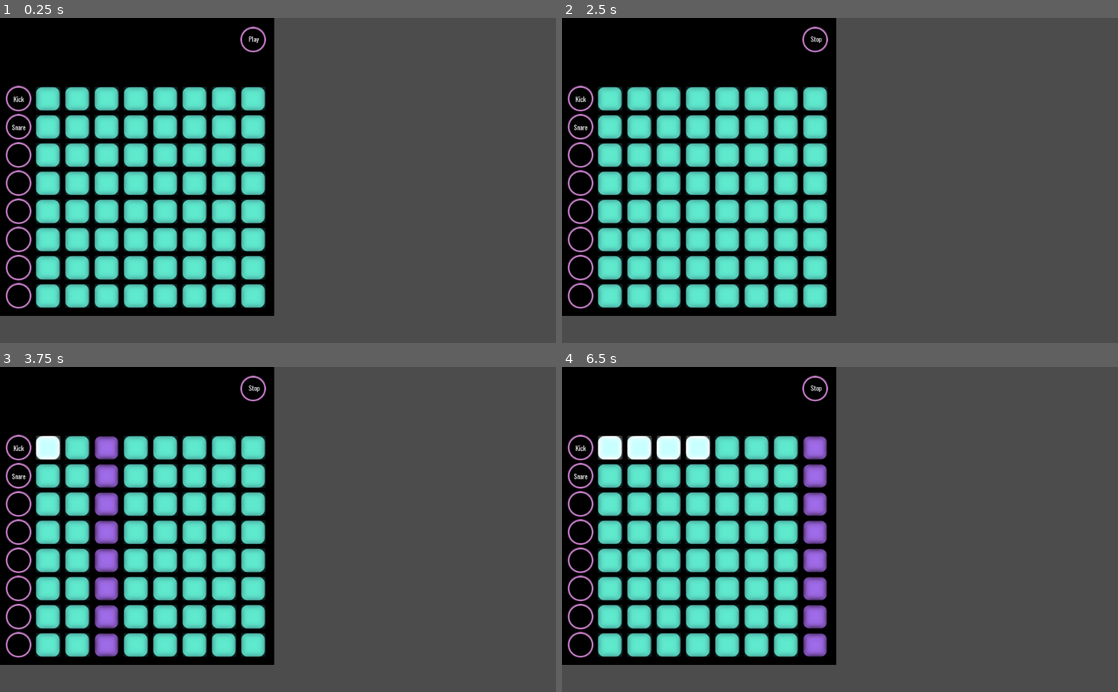
Above: before the commit, frames 1-4 (two rows, left to right).
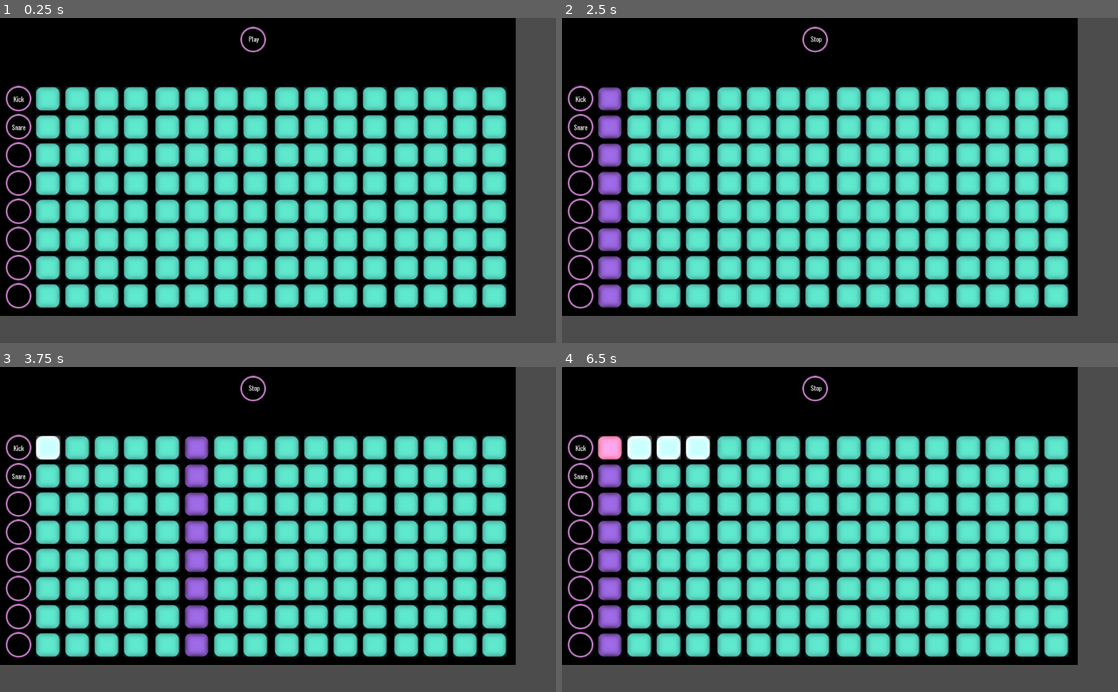
Above: after the commit, the same moments.

Repository: mdructor/beat_hacker
Game: Godot game, scene res://Assets/Scenes/Sequencer.tscn
Two runs of this game, one before a commit and one after it. Both use one fixed random seed, a clock stepped at 60 frames per second and the inputs below.
Inputs (mouse positions are in pixels of both pictures, inside the frame that each line leads up to):
- Up to frame 1 (0.25 s): no input
- Up to frame 2 (2.5 s): click "Play" at 0.5 s; click "Stop" at 1.25 s; click "Play" at 2 s
- Up to frame 3 (3.75 s): click "Kick" at 2.75 s; click (50, 448) at 3.5 s
- Up to frame 4 (6.5 s): click (639, 448) at 4.27 s; click (667, 448) at 5.02 s; click (695, 448) at 5.77 s

The runs differ from the first frame. In frame 1, 43% of the frame differs, in the area x 27-93%, y 0-92%; in frame 2, 46%; in frame 3, 48%; in frame 4, 48%, in the area x 6-93%, y 0-92%.

Commit message:
Added 16 ticks

Diff:
--- a/Assets/Scenes/Sequencer.tscn
+++ b/Assets/Scenes/Sequencer.tscn
@@ -6,7 +6,7 @@
 [ext_resource path="res://Assets/Fonts/oswald24.tres" type="DynamicFont" id=4]
 
 [node name="Sequencer" type="ColorRect"]
-margin_right = 505.0
+margin_right = 950.0
 margin_bottom = 550.0
 color = Color( 0, 0, 0, 1 )
 script = ExtResource( 1 )
--- a/Assets/Scripts/Sequencer.gd
+++ b/Assets/Scripts/Sequencer.gd
@@ -1,5 +1,6 @@
 extends ColorRect
 
+var _ticks = 16
 var _BPM = 120
 var _volume = 100
 var _isPlaying = false
@@ -23,11 +24,13 @@
 
 		_sequenceButtons.append([])
 		var x = 64.0
-		for j in range(8):
+		for j in range(_ticks):
 			var seq_instance = sequenceButton.instance()
 			seq_instance.set_position(Vector2(x, y))
 			_sequenceButtons[i].append(seq_instance)
 			add_child(_sequenceButtons[i][j])
+			if (j+1)%4 == 0:
+				x += 4.0
 			x += 54
 		y += 52# Replace with function body.
 
@@ -45,13 +48,13 @@
 		find_node("PlayButton").find_node("PlayLabel").set_text("Play")
 
 		for i in range(8):
-			for j in range(8):
+			for j in range(_ticks):
 				_sequenceButtons[i][j]._light_up(false)
 		_tickCount = 0
 	else:
 		_timer = Timer.new()
 		var bps = _BPM * 1.0 / 60.0
-		var tick_rate = bps / 4.0
+		var tick_rate = bps / 8.0
 		_timer.connect("timeout", self, "_on_play_tick")
 		_timer.set_one_shot(false)
 		_timer
@@ -65,14 +68,14 @@
 		_sequenceButtons[i][_tickCount]._light_up(true)
 
 		if _tickCount == 0:
-			_sequenceButtons[i][7]._light_up(false)
+			_sequenceButtons[i][_ticks-1]._light_up(false)
 		else:
 			_sequenceButtons[i][_tickCount-1]._light_up(false)
 
 		if _sequenceButtons[i][_tickCount]._isChecked:
 			_sampleButtons[i]._on_SampleButton_pressed()
 
-	if (_tickCount == 7):
+	if (_tickCount == _ticks-1):
 		_tickCount = 0
 	else:
 		_tickCount += 1
